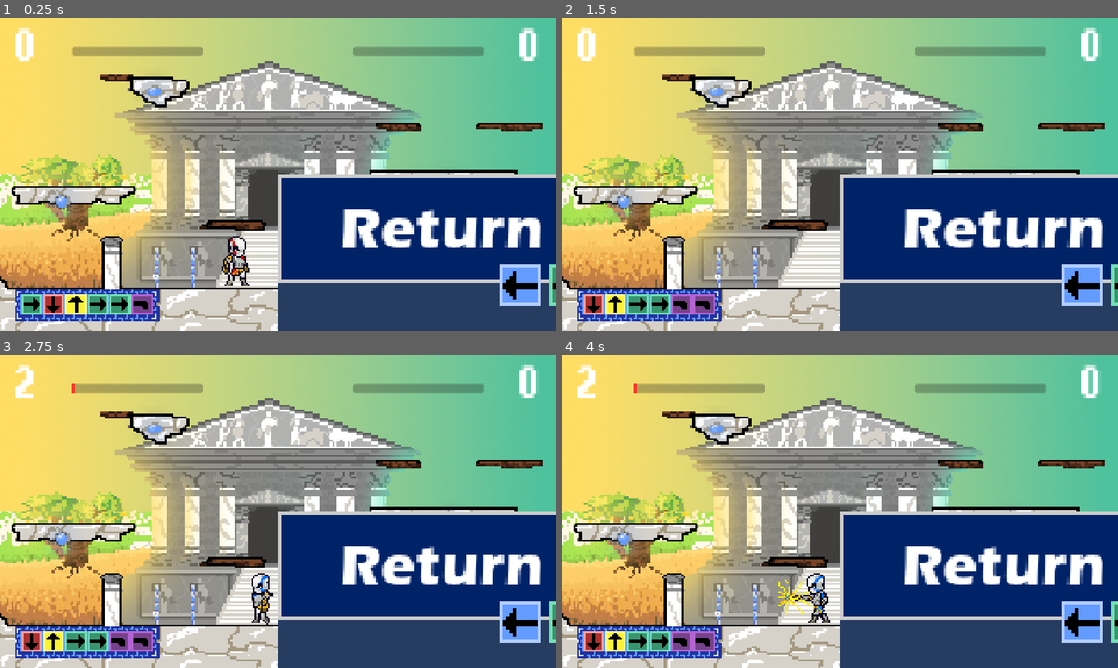
Above: before the commit, frames 1-4 (two rows, left to right).
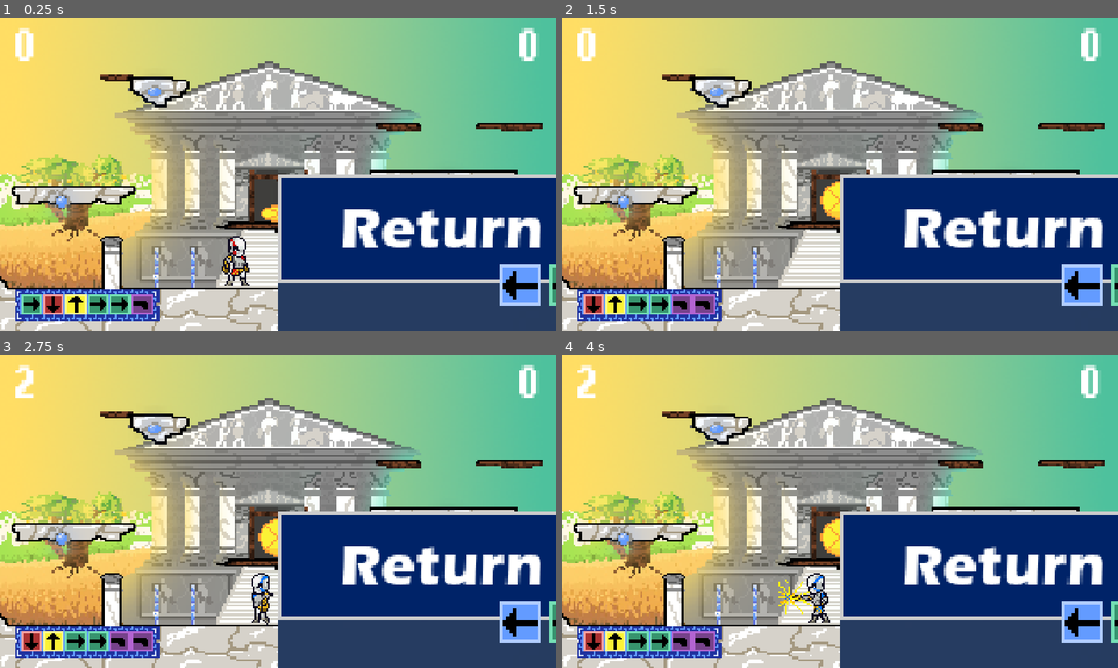
Above: after the commit, the same moments.

Repository: Luciferui/tldr
Game: Godot game, scene res://Scenes/game_state.tscn
The game is run twice, just before and just after one commit, with the same random seed, the same clock (stepped at 60 frames per second) and the same inputs. This scene is started directly instead of the project's main scene.
Inputs:
- Up to frame 1 (0.25 s): no input
- Up to frame 2 (1.5 s): hold D (p1_right) from 0.53 s (still down); tap F (p1_light) at 0.6 s; tap Space (jump) at 0.77 s; tap Keypad 1 (p2_light) at 0.8, 1.35 s
- Up to frame 3 (2.75 s): tap Space (jump) at 1.52 s; tap F (p1_light) at 1.55 s; tap Enter at 2 s; release D (p1_right) at 2.03 s; hold Left (left) from 2.03 s (still down); tap Shift (p1_dodge) at 2.1 s; tap Keypad 1 (p2_light) at 2.3 s
- Up to frame 4 (4 s): release Left (left) at 2.78 s; hold D (p1_right) from 2.78 s (still down); tap T (p1_endcombo) at 2.85 s; tap Space (jump) at 3.02, 3.77 s; tap F (p1_light) at 3.05 s; tap G (p1_heavy) at 3.6 s; tap Keypad 1 (p2_light) at 3.8 s

The runs differ from the first frame. In frame 1, 2.2% of the frame differs, in the area x 12-88%, y 9-69%; in frame 2, 2.4%; in frame 3, 2.4%; in frame 4, 2.4%.

Commit message:
Ajoute gong et mechanique de mort déclanchée par joueurs

Diff:
--- a/Scenes/level.tscn
+++ b/Scenes/level.tscn
@@ -10,10 +10,11 @@
 [ext_resource type="Texture2D" uid="uid://chwmndk84evfv" path="res://Assets/Level assets/Plateform1.2.png" id="8_v5j5c"]
 [ext_resource type="Texture2D" uid="uid://cxsl5lry7g4sd" path="res://Assets/Level assets/Plateform2.png" id="9_5pxul"]
 [ext_resource type="Texture2D" uid="uid://bvrok30y4k74t" path="res://Assets/Level assets/Plateform3.png" id="10_fedht"]
-[ext_resource type="Script" uid="uid://beshc157c8xw0" path="res://damage_bars.gd" id="11_qxfql"]
+[ext_resource type="Script" uid="uid://cry5wa7bhirnl" path="res://Scripts/death_gong.gd" id="11_ha31o"]
+[ext_resource type="Texture2D" uid="uid://hgca48wnqi04" path="res://Assets/Level assets/gong.png" id="11_qxfql"]
 
 [sub_resource type="RectangleShape2D" id="RectangleShape2D_ktfqu"]
-size = Vector2(73, 8.5)
+size = Vector2(118, 9.25)
 
 [sub_resource type="RectangleShape2D" id="RectangleShape2D_4c15r"]
 size = Vector2(170, 20)
@@ -48,13 +49,37 @@
 [sub_resource type="RectangleShape2D" id="RectangleShape2D_2v8g7"]
 size = Vector2(86, 382)
 
-[sub_resource type="Theme" id="Theme_qxfql"]
-
-[sub_resource type="StyleBoxFlat" id="StyleBoxFlat_ha31o"]
-bg_color = Color(0.9607843, 0.22352941, 0.17254902, 1)
-
-[sub_resource type="StyleBoxFlat" id="StyleBoxFlat_pa6b8"]
-bg_color = Color(0.9607843, 0.22352941, 0.17254902, 1)
+[sub_resource type="AtlasTexture" id="AtlasTexture_ha31o"]
+atlas = ExtResource("11_qxfql")
+region = Rect2(64, 0, 64, 32)
+
+[sub_resource type="AtlasTexture" id="AtlasTexture_pa6b8"]
+atlas = ExtResource("11_qxfql")
+region = Rect2(128, 0, 64, 32)
+
+[sub_resource type="AtlasTexture" id="AtlasTexture_crh0w"]
+atlas = ExtResource("11_qxfql")
+region = Rect2(0, 0, 64, 32)
+
+[sub_resource type="SpriteFrames" id="SpriteFrames_4d8j6"]
+animations = [{
+"frames": [{
+"duration": 1.0,
+"texture": SubResource("AtlasTexture_ha31o")
+}, {
+"duration": 1.0,
+"texture": SubResource("AtlasTexture_pa6b8")
+}, {
+"duration": 1.0,
+"texture": SubResource("AtlasTexture_crh0w")
+}],
+"loop": 0,
+"name": &"down_to_up",
+"speed": 5.0
+}]
+
+[sub_resource type="RectangleShape2D" id="RectangleShape2D_ssidi"]
+size = Vector2(46, 46)
 
 [node name="Level" type="Node2D" unique_id=552634920 node_paths=PackedStringArray("player1", "player2")]
 script = ExtResource("1_qxfql")
@@ -73,11 +98,12 @@
 collision_mask = 3
 
 [node name="Sprite2D" type="Sprite2D" parent="Plateform0_5" unique_id=2052033808]
+position = Vector2(-3.44, 29)
 scale = Vector2(2.5, 2.5)
 texture = ExtResource("5_aicyk")
 
 [node name="CollisionShape2D" type="CollisionShape2D" parent="Plateform0_5" unique_id=339553001]
-position = Vector2(-50.5, 59)
+position = Vector2(0, 58.625)
 shape = SubResource("RectangleShape2D_ktfqu")
 one_way_collision = true
 
@@ -216,41 +242,26 @@
 dodge_action = &"p2_dodge"
 opponent = NodePath("../Player")
 
-[node name="HUD" type="CanvasLayer" parent="." unique_id=1519348569]
-
-[node name="DamageBars" type="Control" parent="HUD" unique_id=849522296 node_paths=PackedStringArray("player1", "player2")]
-layout_mode = 3
-anchors_preset = 15
-anchor_right = 1.0
-anchor_bottom = 1.0
-grow_horizontal = 2
-grow_vertical = 2
-theme = SubResource("Theme_qxfql")
-script = ExtResource("11_qxfql")
-player1 = NodePath("../../Player")
-player2 = NodePath("../../Player2")
-
-[node name="P2Damage" type="ProgressBar" parent="HUD/DamageBars" unique_id=1505174891]
-layout_mode = 0
-offset_left = 1220.0
-offset_top = 100.0
-offset_right = 1670.0
-offset_bottom = 130.0
-theme_override_colors/font_color = Color(0.9490196, 0.16078432, 0.16078432, 1)
-theme_override_styles/fill = SubResource("StyleBoxFlat_ha31o")
-step = 1.0
-show_percentage = false
-
-[node name="P1Damage" type="ProgressBar" parent="HUD/DamageBars" unique_id=439579449]
-layout_mode = 0
-offset_left = 250.0
-offset_top = 100.0
-offset_right = 700.0
-offset_bottom = 130.0
-theme_override_colors/font_color = Color(0.95, 0.1615, 0.1615, 1)
-theme_override_styles/fill = SubResource("StyleBoxFlat_pa6b8")
-step = 1.0
-show_percentage = false
+[node name="Area2D" type="Area2D" parent="." unique_id=1420214613 node_paths=PackedStringArray("Player1", "Player2")]
+script = ExtResource("11_ha31o")
+Player1 = NodePath("../Player")
+Player2 = NodePath("../Player2")
+reload_speed = 0.05
+
+[node name="AnimatedSprite2D" type="AnimatedSprite2D" parent="Area2D" unique_id=1302657764]
+position = Vector2(0, 30)
+scale = Vector2(2.5, 2.5)
+sprite_frames = SubResource("SpriteFrames_4d8j6")
+animation = &"down_to_up"
+autoplay = "down_to_up"
+frame = 2
+frame_progress = 1.0
+
+[node name="CollisionShape2D" type="CollisionShape2D" parent="Area2D" unique_id=520652917]
+position = Vector2(0, 30)
+shape = SubResource("RectangleShape2D_ssidi")
 
 [connection signal="damage_changed" from="Player" to="." method="_maj_bass_boost"]
 [connection signal="damage_changed" from="Player2" to="." method="_maj_bass_boost"]
+[connection signal="body_entered" from="Area2D" to="Area2D" method="_on_body_entered"]
+[connection signal="body_exited" from="Area2D" to="Area2D" method="_on_body_exited"]
--- a/Scenes/player_1.tscn
+++ b/Scenes/player_1.tscn
@@ -12,7 +12,6 @@
 [ext_resource type="Script" uid="uid://bvbwrwksp8hjt" path="res://Scripts/Player/PlayerStates/player_idle_state.gd" id="17_2ri8u"]
 [ext_resource type="Script" uid="uid://bvyy2x5hx0gaj" path="res://Scripts/Player/PlayerStates/player_walk_state.gd" id="18_2230n"]
 [ext_resource type="Script" uid="uid://cdwm33efq4l8f" path="res://Scripts/Player/PlayerStates/player_jump_state.gd" id="19_d3d1g"]
-[ext_resource type="Script" uid="uid://byje1jngo30my" path="res://Scripts/Player/PlayerStates/player_death_state.gd" id="19_uotsj"]
 [ext_resource type="Script" uid="uid://d1vxorwm5xta4" path="res://Scripts/Player/PlayerStates/player_fall_state.gd" id="20_ratjp"]
 [ext_resource type="Script" uid="uid://d2eqep4rx1rwj" path="res://Scripts/Player/PlayerStates/player_dying_state.gd" id="20_va88g"]
 [ext_resource type="Script" uid="uid://cfp70edt1064v" path="res://rescue_controller.gd" id="23_ex6al"]
@@ -303,7 +302,7 @@
 position = Vector2(0, 3)
 scale = Vector2(2, 2)
 sprite_frames = SubResource("SpriteFrames_ssidi")
-animation = &"kick"
+animation = &"death"
 
 [node name="GroundCollisionShape" type="CollisionShape2D" parent="." unique_id=1216312141]
 position = Vector2(1, 3)
@@ -384,9 +383,6 @@
 idle_state = NodePath("../Idle")
 fall_state = NodePath("../Fall")
 hurtbox = NodePath("../../Hurtbox")
-
-[node name="Death" type="Node2D" parent="StateMachine" unique_id=1151750899]
-script = ExtResource("19_uotsj")
 
 [node name="Dying" type="Node2D" parent="StateMachine" unique_id=918593594]
 script = ExtResource("20_va88g")
--- a/Scripts/DDR/random_ddr.gd
+++ b/Scripts/DDR/random_ddr.gd
@@ -1,4 +1,5 @@
 extends SuperDDR
+class_name RandomDDR
 
 @export var inputRange : int = 6
 @export var RelatedPlayer : Player
@@ -56,9 +57,11 @@
 	border_frames_left = success_ddr_duration_frame
 	playerInputs.append(InputList[0])
 	$Counter.text = str(playerInputs.size())
-	total_input += 1
-	total_input_change.emit(total_input)
-	InputList = InputList.slice(1)
+
+	total_input = playerInputs.size()
+	total_input_change.emit(total_input) # -> rescue_controller pour les inputs de mort
+
+	InputList = InputList.slice(1) # Change l'affichage
 	currentInput = InputList[0]
 	InputList.append(usedInput[randi_range(0, usedInput.size()-1)])
 	$HBoxContainer.display_combo_queue(InputList)
--- a/Scripts/Player/PlayerStates/player_death_state.gd
+++ /dev/null
@@ -1,40 +0,0 @@
-class_name PlayerDeathState
-extends PlayerState
-
-signal death_finished
-
-@export var animation_name: StringName = &"death"
-
-var finished: bool = false
-
-
-func enter() -> void:
-	finished = false
-	player.velocity = Vector2.ZERO
-
-	if not player.sprite.animation_finished.is_connected(
-		_on_animation_finished
-	):
-		player.sprite.animation_finished.connect(
-			_on_animation_finished
-		)
-
-	player.sprite.play(animation_name)
-
-
-func process_input(_event: InputEvent) -> State:
-	return null
-
-
-func process_physics(delta: float) -> State:
-	super.process_physics(delta)
-	player.velocity.x = 0.0
-	return null
-
-
-func _on_animation_finished() -> void:
-	if finished or player.sprite.animation != animation_name:
-		return
-
-	finished = true
-	death_finished.emit()
--- a/Scripts/Player/player.gd
+++ b/Scripts/Player/player.gd
@@ -51,7 +51,7 @@
 		apply_blue_filter($Sprite)
 
 func _unhandled_input(event: InputEvent) -> void:
-	if match_over or rescue_controller.active or rescue_controller.failed:
+	if match_over or rescue_controller.rescue_active or rescue_controller.failed:
 		return
 	statemachine.process_input(event)
 	spellLauncher.process_input(event)
@@ -60,26 +60,19 @@
 	if match_over:
 		return
 	statemachine.process_frame(delta)
-	if not rescue_controller.active and not rescue_controller.failed:
+	if not rescue_controller.rescue_active and not rescue_controller.failed:
 		spellLauncher.process_frame(delta)
 
 func _physics_process(delta: float) -> void:
-	if match_over:
-		if statemachine.current_state is PlayerDeathState:
-			statemachine.process_physics(delta)
-			move_and_slide()
-		else:
-			velocity = Vector2.ZERO
-		return
 
 	statemachine.process_physics(delta)
-	if not rescue_controller.active and not rescue_controller.failed:
+	if not rescue_controller.rescue_active and not rescue_controller.failed:
 		spellLauncher.process_physics(delta)
 	move_and_slide()
 
 func takeAttack(data: AttackData, attackerPos: Vector2,
 		attackerOrientation: int) -> void:
-	if match_over or rescue_controller.active or rescue_controller.failed:
+	if match_over or rescue_controller.rescue_active or rescue_controller.failed:
 		return
 
 	ddhealth += data.damage
--- /dev/null
+++ b/Scripts/death_gong.gd
@@ -0,0 +1,41 @@
+extends Node
+@export var Player1: Player
+@export var Player2: Player
+@export var reload_speed: float = 1.
+
+var is_p1_activated = false
+var is_p2_activated = false
+
+# Called when the node enters the scene tree for the first time.
+func _ready() -> void:
+	pass # Replace with function body.
+
+
+# Called every frame. 'delta' is the elapsed time since the previous frame.
+func _process(delta: float) -> void:
+	if is_p1_activated:
+		if Input.is_action_just_pressed("p1_light"):
+			Player2.get_node("RescueController").begin_rescue()
+			is_p1_activated = false
+			reset_gong()
+	if is_p2_activated:
+		if Input.is_action_just_pressed("p2_light"):
+			Player1.get_node("RescueController").begin_rescue()
+			is_p2_activated = false
+			reset_gong
+
+func _on_body_entered(area: Node2D) -> void:
+	if area == Player1:
+		is_p1_activated = true
+	if area == Player2:
+		is_p2_activated = true
+
+func _on_body_exited(area: Node2D) -> void:
+	if area == Player1:
+		is_p1_activated = false
+	if area == Player2:
+		is_p2_activated = false
+
+func reset_gong():
+	$AnimatedSprite2D.play("down_to_up")
+	$AnimatedSprite2D.speed_scale = reload_speed
--- a/Scripts/level_script.gd
+++ b/Scripts/level_script.gd
@@ -33,18 +33,11 @@
 		player.velocity = Vector2.ZERO
 
 		var controller: Node = player.get_node("RescueController")
-		controller.active = false
+		controller.rescue_active = false
 
 		player.get_node("Ddr").set_physics_process(false)
 		player.get_node("Hitbox").deactivateAttack()
 
-	var death := loser.get_node(
-		"StateMachine/Death"
-	) as PlayerDeathState
-
-	loser.statemachine.override_state(death)
-
-	await get_tree().create_timer(5.0).timeout
 	get_tree().change_scene_to_file("res://Scenes/game_over.tscn")
 
 
--- a/match_manager.gd
+++ b/match_manager.gd
@@ -23,21 +23,7 @@
 		player.velocity = Vector2.ZERO
 
 		var controller: Node = player.get_node("RescueController")
-		controller.active = false
+		controller.rescue_active = false
 
 		player.get_node("Ddr").set_physics_process(false)
 		player.get_node("Hitbox").deactivateAttack()
-
-	var death := loser.get_node(
-		"StateMachine/Death"
-	) as PlayerDeathState
-
-	death.death_finished.connect(
-		_show_result,
-		CONNECT_ONE_SHOT
-	)
-	loser.statemachine.override_state(death)
-
-func _show_result() -> void:
-	print("WINNER %d IS" % winner_number)
-	# 后续在这里显示结算面板。
--- a/rescue_controller.gd
+++ b/rescue_controller.gd
@@ -1,9 +1,8 @@
 extends Node
 
-signal rescue_progress_changed(count: int, remaining: float)
 signal rescue_failed(loser: Player)
 
-@export var ddr: Node
+@export var ddr: RandomDDR
 @export var time_limit: float = 5.0
 @export var required_inputs: int = 35
 
@@ -12,7 +11,7 @@
 @onready var idle: PlayerState = $"../StateMachine/Idle"
 @onready var fall: PlayerState = $"../StateMachine/Fall"
 
-var active: bool = false
+var rescue_active: bool = false
 var failed: bool = false
 var start_total: int = 0
 var progress: int = 0
@@ -22,45 +21,45 @@
 	ddr.connect("total_input_change", _on_total_input_changed)
 
 func begin_rescue() -> void:
-	if active or failed:
+	if rescue_active or failed:
 		return
-	active = true
+	rescue_active = true
+
 	progress = 0
-	start_total = ddr.total_input
+	ddr.playerInputs = [] # réinit les inputs entrées
+	start_total = ddr.total_input #devrait être 0
+
 	deadline_ms = Time.get_ticks_msec() + int(time_limit * 1000)
 	player.statemachine.override_state(dying)
-	rescue_progress_changed.emit(0, time_limit)
 
 func _process(_delta: float) -> void:
-	if not active:
+	if not rescue_active:
 		return
-	var remaining := maxf(
-		0.0, (deadline_ms - Time.get_ticks_msec()) / 1000.0
-	)
-	rescue_progress_changed.emit(progress, remaining)
+	var remaining := maxf(0.0, (deadline_ms - Time.get_ticks_msec()) / 1000.0)
 	if remaining <= 0.0:
 		_fail()
 
 func _on_total_input_changed(total: int) -> void:
-	if not active:
+	if not rescue_active:
 		return
+
 	if Time.get_ticks_msec() >= deadline_ms:
 		_fail()
 		return
-	progress = total - start_total
+
+	progress = total - start_total #nombre input du ddr moins le début
+	#print(progress, ddr.total_input)
 	if progress >= required_inputs:
-		active = false
+		rescue_active = false
 		progress = required_inputs
 		player.ddhealth = floori(player.ddhealth / 2.0)
 		player.damage_changed.emit(player.ddhealth)
-		rescue_progress_changed.emit(progress, 0.0)
+
 		player.statemachine.override_state(
 			idle if player.is_on_floor() else fall
 		)
 
 func _fail() -> void:
-	if not active:
-		return
-	active = false
+	rescue_active = false
 	failed = true
 	rescue_failed.emit(player)
Binary file changed: Assets/Level assets/Plateform0.5.png
Binary file added: Assets/Level assets/gong.png
Not shown, added: Assets/Level assets/gong.png.import
Not shown, removed: Scripts/Player/PlayerStates/player_death_state.gd.uid
Not shown, added: Scripts/death_gong.gd.uid
